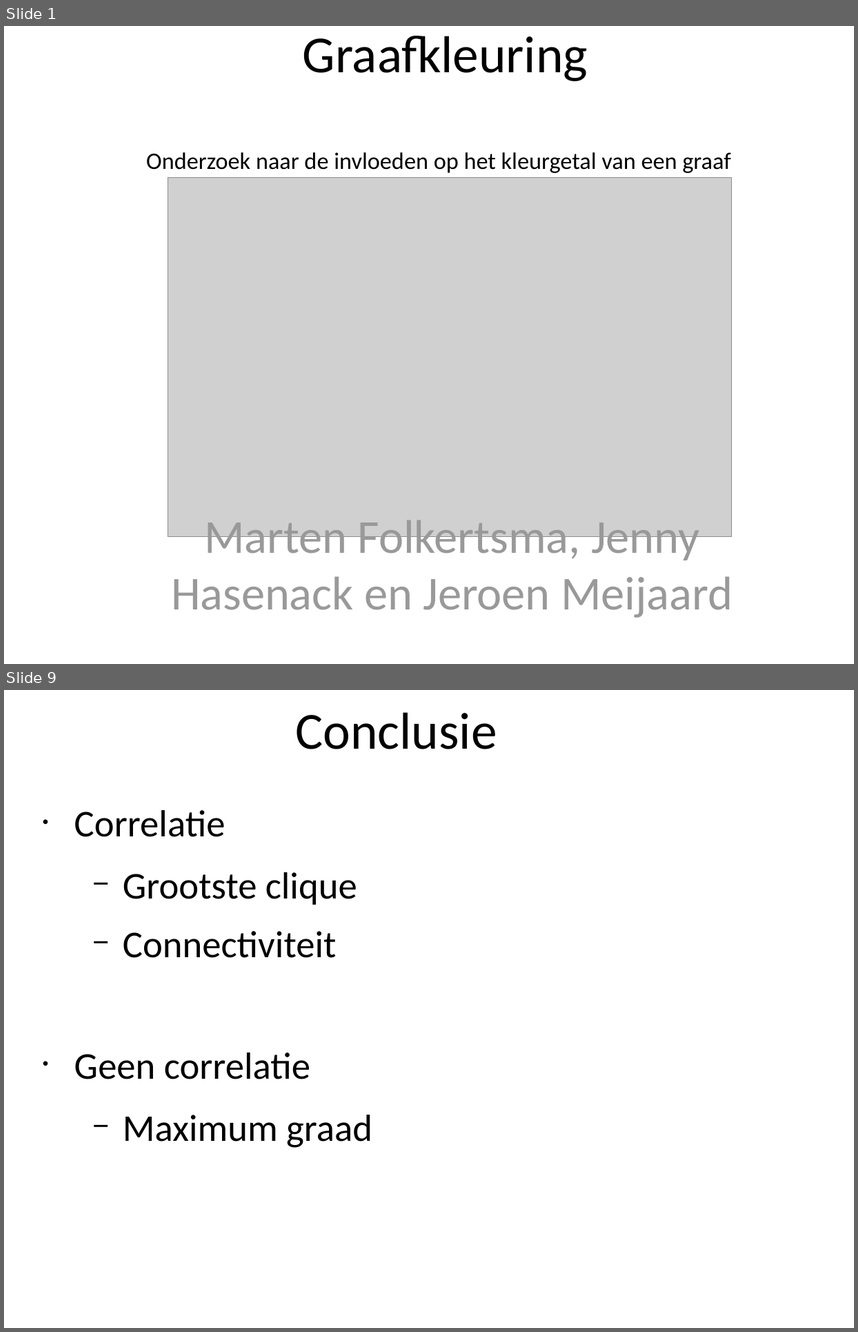
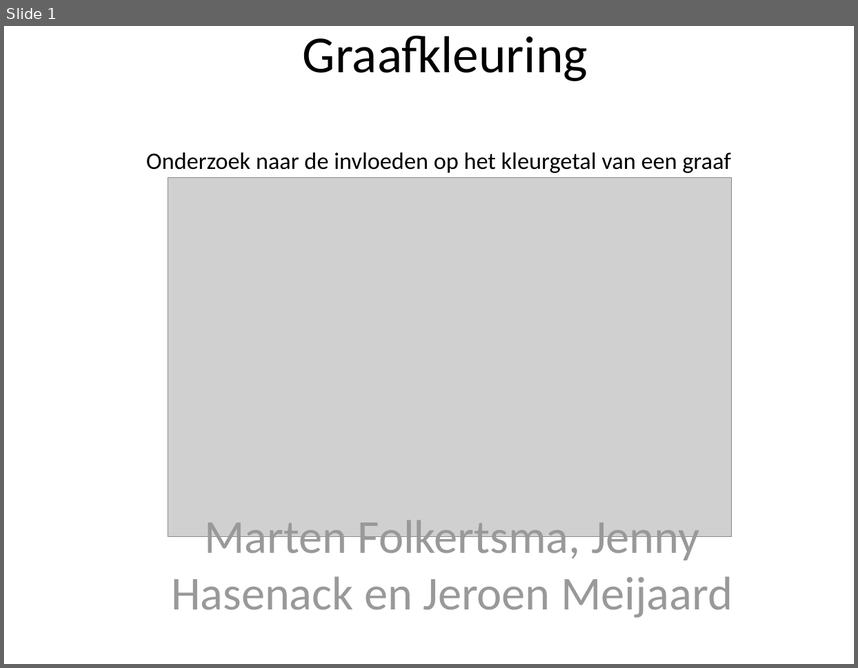
Before and after one commit to marten2/Heuristieken, a slide deck: Graafkleuring1.ppt. Shown one above the other, each under a label of ours: slides 1 and 9 before the commit, slide 1 after it; the slides between them are not shown. The pictures are 858x1332 and 858x668 pixels, drawn with LibreOffice and Linux fonts; fonts in the diff are those of the drawing; grey boxes stand for pictures; background and template pictures are left out. Boxes give left, top, right and bottom in pixels: in the first picture for what was removed or moved away, otherwise in the second. Text is boxed around its words. In the diff, an @@ line names an element or a change of style, - is before the commit and + after.

```diff
--- a/Graafkleuring1.ppt
+++ b/Graafkleuring1.ppt
@@ slide 9 removed at (x1=4, y1=690, x2=854, y2=1328), background picture (left out) @@
@@ title removed at (x1=296, y1=712, x2=497, y2=749) @@
-Conclusie
@@ text removed at (x1=74, y1=810, x2=372, y2=1147) @@
-• Correlatie
-  − Grootste clique
-  − Connectiviteit
-• Geen correlatie
-  − Maximum graad
```
Also in this commit, not shown: 4 slides changed, 3 slides added, 4 other files.
